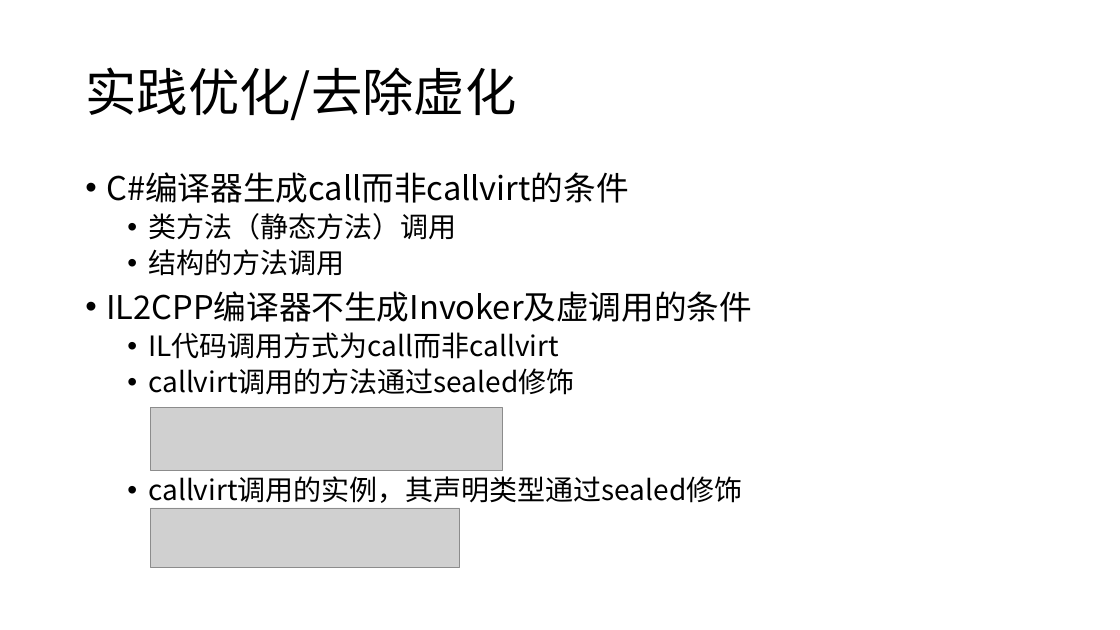
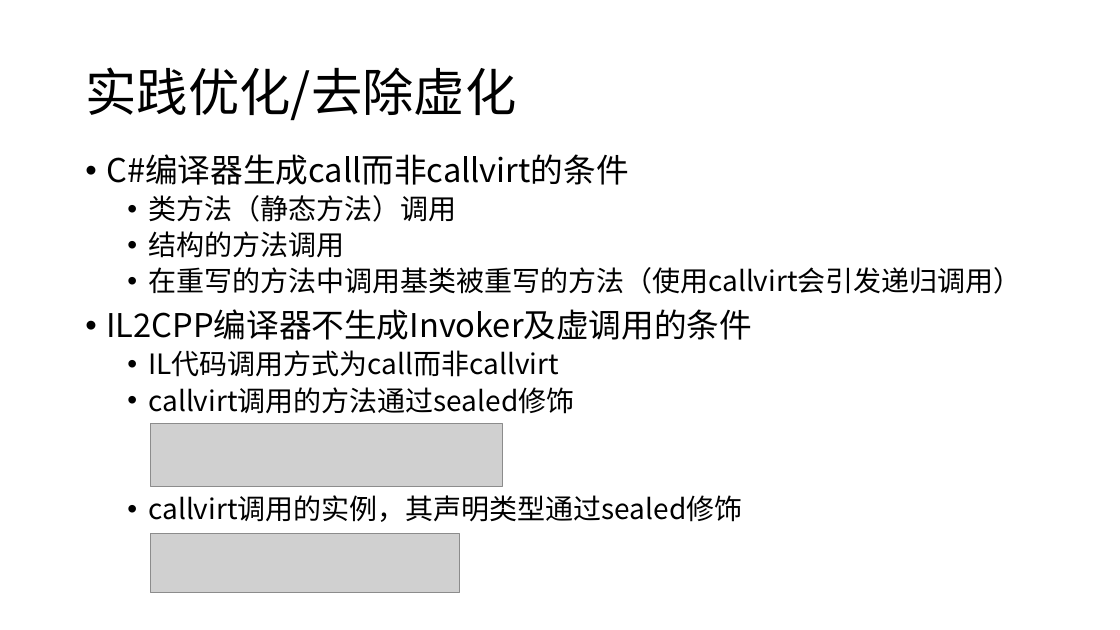
Before and after one commit to snakealpha/DotNetSession, a slide deck: slide 26 of pptx.pptx.pptx. Drawn at 1120x630 pixels with LibreOffice and Linux fonts; fonts in the diff are those of the drawing; grey boxes stand for pictures. Boxes give left, top, right and bottom in pixels: in the first picture for what was removed or moved away, otherwise in the second. Text is boxed around its words. In the diff, an @@ line names an element or a change of style, - is before the commit and + after.

```diff
--- a/pptx.pptx.pptx
+++ b/pptx.pptx.pptx
@@ text "C#编译器生成call而非callvirt的条件": place and size @@
-text "C#编译器生成call而非callvirt的条件" at bbox=[106, 172, 752, 503]
+text "C#编译器生成call而非callvirt的条件" at bbox=[106, 154, 1021, 522]
@@ text at bbox=[148, 267, 1021, 294]: paragraph added @@
+  • 在重写的方法中调用基类被重写的方法（使用callvirt会引发递归调用）
@@ picture: place and size @@
-picture at bbox=[150, 408, 502, 471]
+picture at bbox=[150, 423, 502, 486]
@@ picture: place and size @@
-picture at bbox=[150, 508, 460, 568]
+picture at bbox=[150, 534, 460, 593]
```
Also in this commit, not shown: 4 other slides changed, 3 slides added, 2 slides removed, 1 other file.
